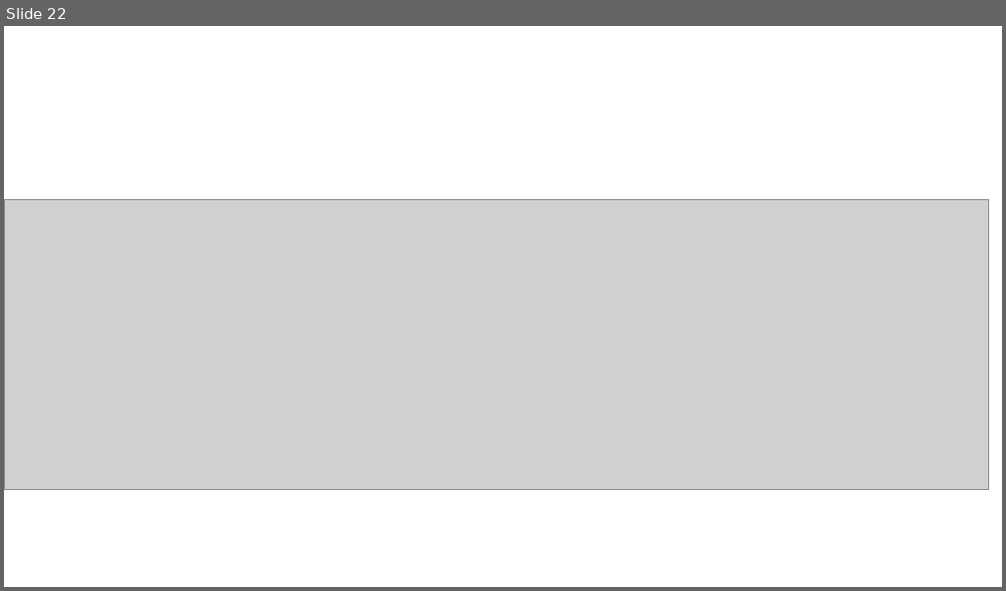
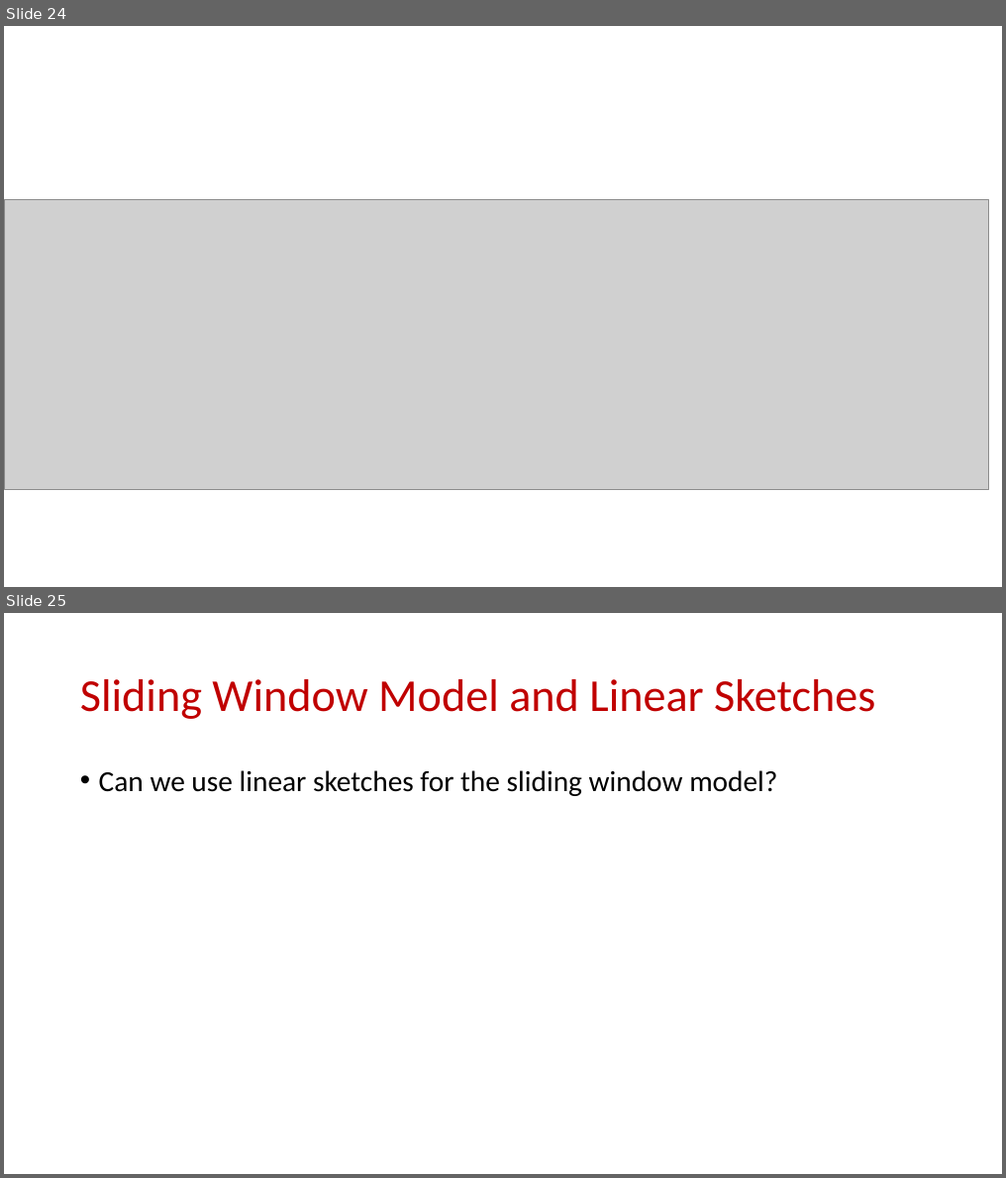
Before and after one commit to samsonzhou/samsonzhou.github.io, a slide deck: other-talks/Near-Optimal k-Clustering in the Sliding Window Model.pptx. Shown one above the other, each under a label of ours: slide 22 before the commit, slides 24 and 25 after it. The pictures are 1006x591 and 1006x1178 pixels, drawn with LibreOffice and Linux fonts; fonts in the diff are those of the drawing; grey boxes stand for pictures. Boxes give left, top, right and bottom in pixels: in the first picture for what was removed or moved away, otherwise in the second. Text is boxed around its words. In the diff, an @@ line names an element or a change of style, - is before the commit and + after.

```diff
--- a/other-talks/Near-Optimal k-Clustering in the Sliding Window Model.pptx
+++ b/other-talks/Near-Optimal k-Clustering in the Sliding Window Model.pptx
@@ slide 25 added at [4, 613, 1002, 1174], background #FFFFFF @@
@@ title added at [80, 679, 875, 719], 44 pt, text #C00000 @@
+Sliding Window Model and Linear Sketches
@@ text added at [99, 770, 777, 796], 28 pt, text #000000 @@
+• Can we use linear sketches for the sliding window model?
@@ what was slide 22 is now slide 24 @@
```
Also in this commit, not shown: 21 other slides added, 1 other file.
